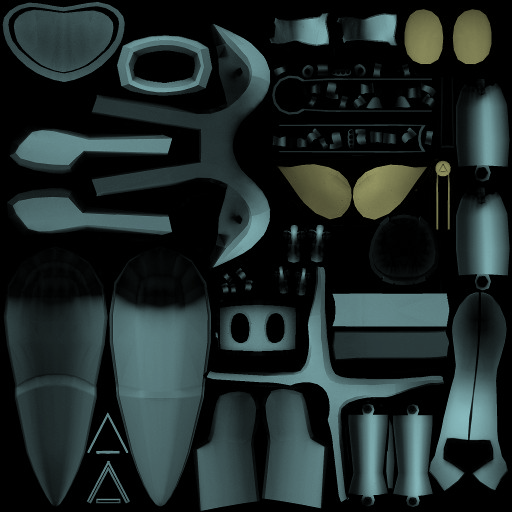
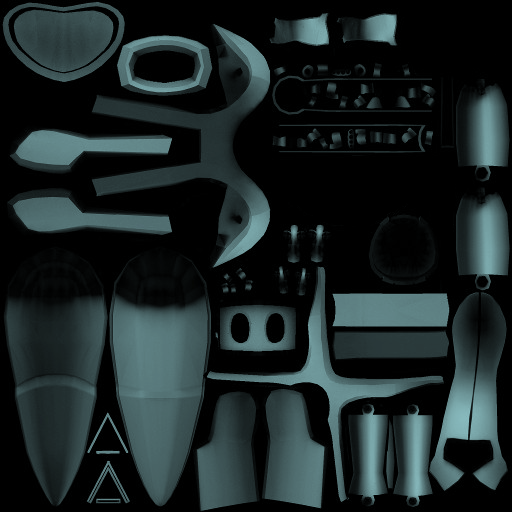
The second 512x512 image is a revision of the first. Changes to its layers:
hid "Layer 3" over bbox(273, 8, 496, 232)
painted on "Layer 1" over bbox(273, 8, 496, 232)
added layer "Layer 4" over bbox(273, 8, 496, 232)
